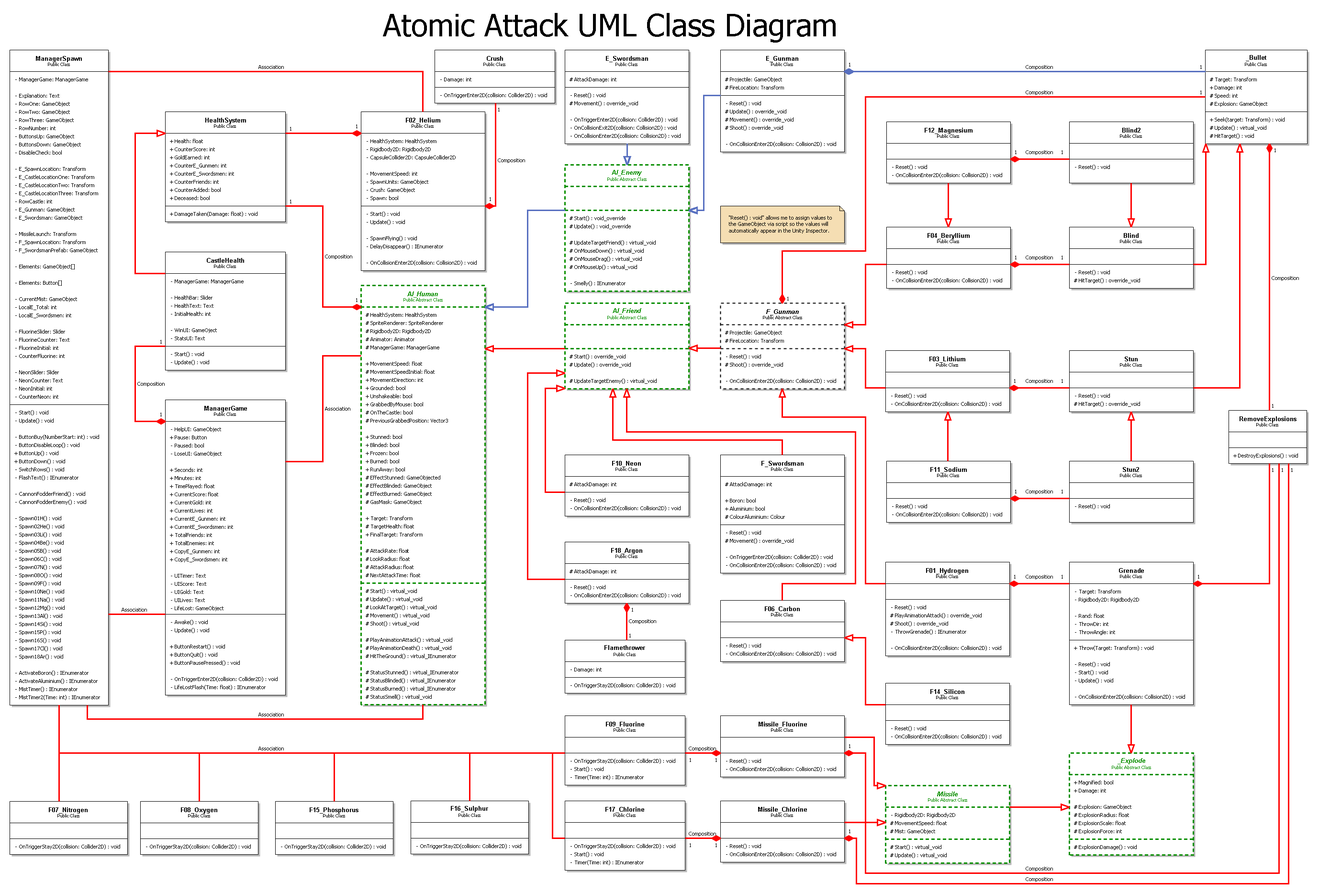
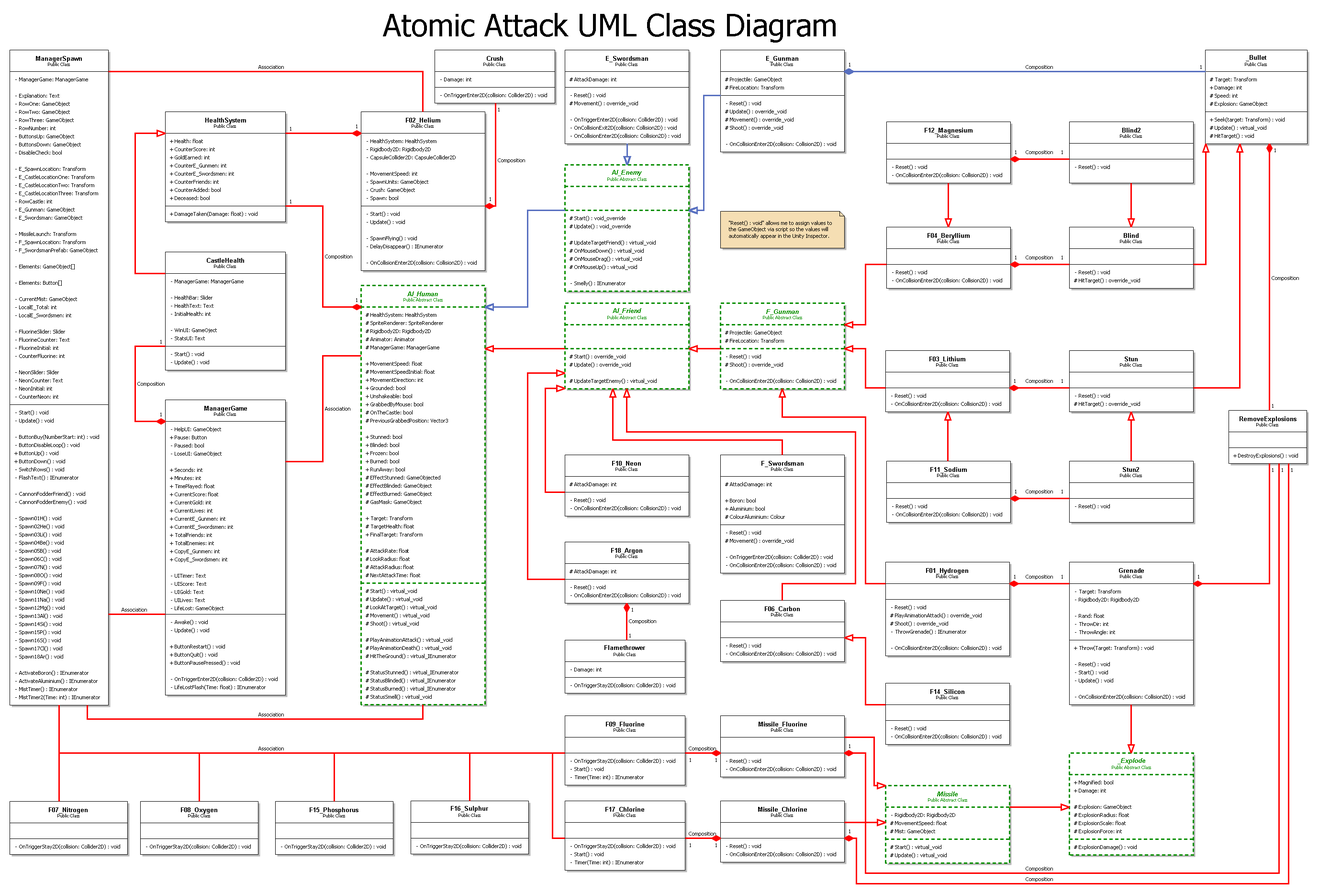
The second 1319x894 image is a revision of the first. Changes to its layers:
painted on "Layer 1" over (688, 90, 1206, 390)
